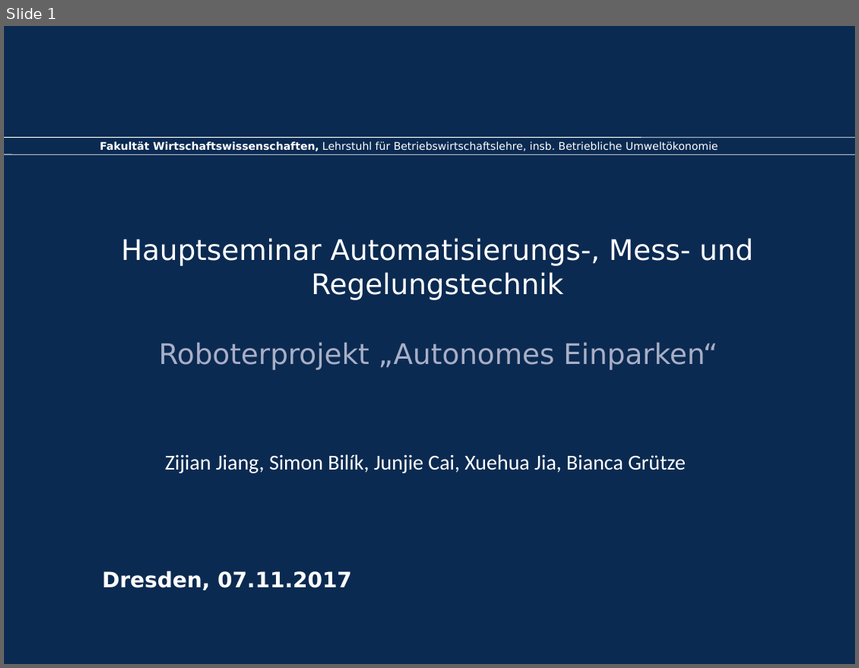
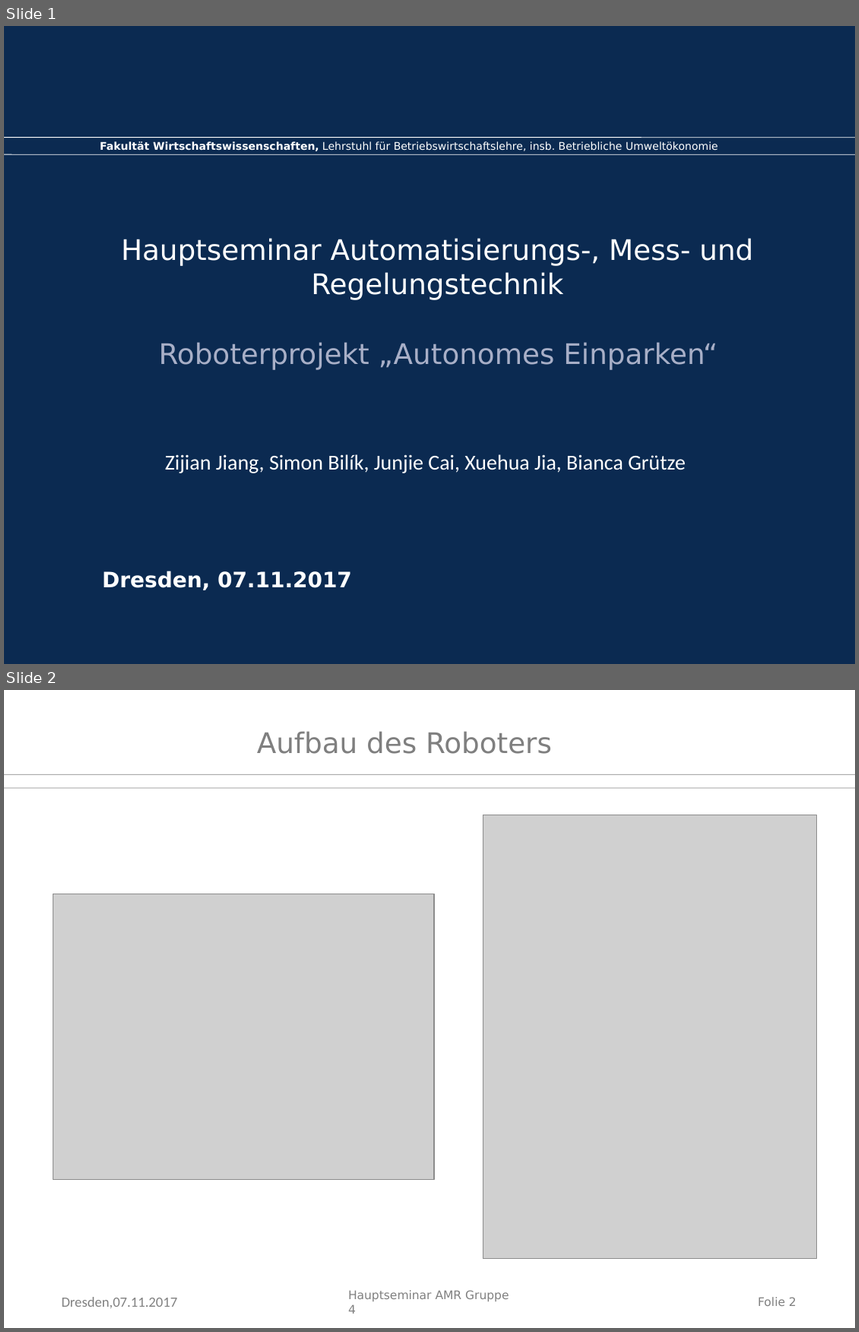
Before and after one commit to Pflaumenpauli/Roboter-Gruppe-4, a slide deck: HS-AMR_Gruppe4.ppt. Shown one above the other, each under a label of ours: slide 1 before the commit, slides 1 and 2 after it. The pictures are 859x668 and 859x1332 pixels, drawn with LibreOffice and Linux fonts; fonts in the diff are those of the drawing; grey boxes stand for pictures; background and template pictures are left out. Boxes give left, top, right and bottom in pixels: in the first picture for what was removed or moved away, otherwise in the second. Text is boxed around its words. In the diff, an @@ line names an element or a change of style, - is before the commit and + after.

```diff
--- a/HS-AMR_Gruppe4.ppt
+++ b/HS-AMR_Gruppe4.ppt
@@ slide 2 added at [4,690,855,1328], background #FFFFFF @@
@@ text added at [257,731,552,754], 24 pt, text #7F7F7F @@
+Aufbau des Roboters
@@ line added from (4, 774) to (855, 774), #808080 0.51 pt @@
@@ line added from (4, 788) to (855, 788), #808080 0.51 pt @@
@@ picture added at [484,815,817,1259] @@
@@ picture added at [53,894,434,1179] @@
@@ text added at [62,1297,178,1309], 12 pt, text #808080 @@
+Dresden,07.11.2017
@@ text added at [348,1290,509,1314], 10 pt, text #808080 @@
+Hauptseminar AMR Gruppe 4
@@ page number added at [758,1297,797,1306], 10 pt, text #808080 @@
+Folie 2
```
Also in this commit, not shown: 1 slide changed, 2 other slides added, 1 slide removed, 1 other file.
